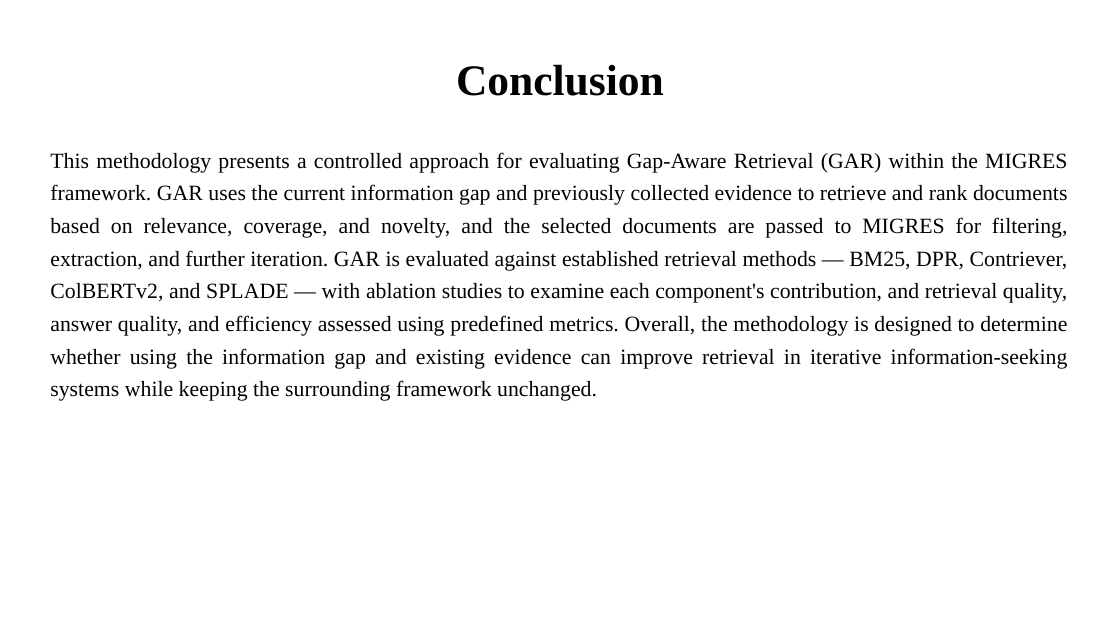
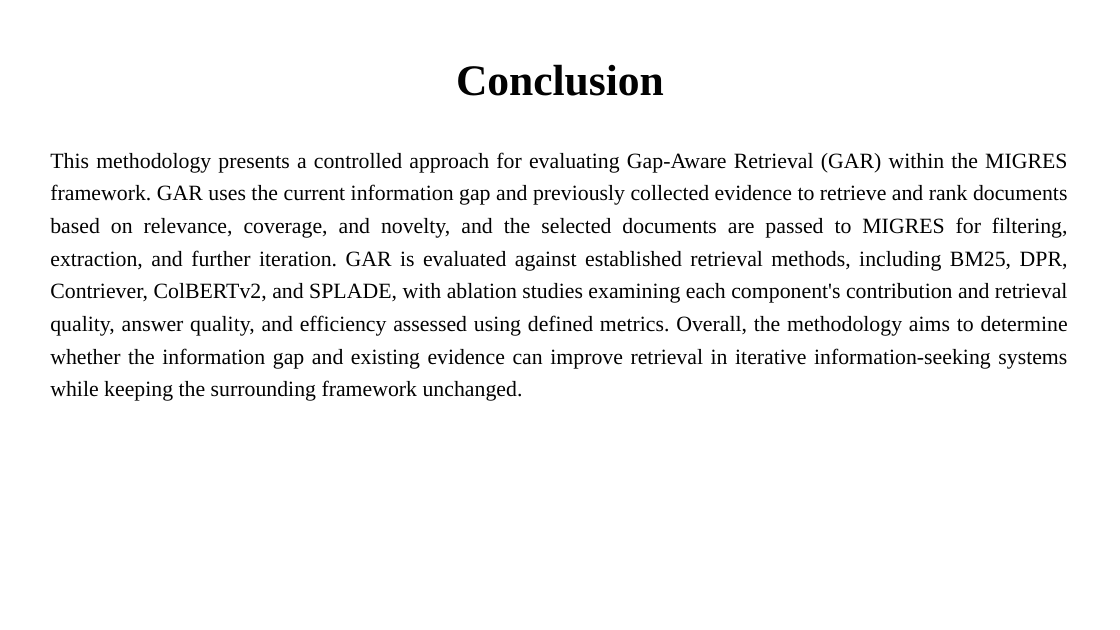
Before and after one commit to KunalDahal/State-Aware-Retrieval, a slide deck: slide 20 of methodology/presentation/ppt1.pptx. Drawn at 1120x630 pixels with LibreOffice and Linux fonts; fonts in the diff are those of the drawing. Boxes give left, top, right and bottom in pixels: in the first picture for what was removed or moved away, otherwise in the second. Text is boxed around its words. In the diff, an @@ line names an element or a change of style, - is before the commit and + after.

Commit message:
docs: ppt update for synopsis and methodology

```diff
--- a/methodology/presentation/ppt1.pptx
+++ b/methodology/presentation/ppt1.pptx
@@ text at [50,152,1068,401]: text changed @@
-This methodology presents a controlled approach for evaluating Gap-Aware Retrieval (GAR) within the MIGRES framework. GAR uses the current information gap and previously collected evidence to retrieve and rank documents based on relevance, coverage, and novelty, and the selected documents are passed to MIGRES for filtering, extraction, and further iteration. GAR is evaluated against established retrieval methods — BM25, DPR, Contriever, ColBERTv2, and SPLADE — with ablation studies to examine each component's contribution, and retrieval quality, answer quality, and efficiency assessed using predefined metrics. Overall, the methodology is designed to determine whether using the information gap and existing evidence can improve retrieval in iterative information-seeking systems while keeping the surrounding framework unchanged.
+This methodology presents a controlled approach for evaluating Gap-Aware Retrieval (GAR) within the MIGRES framework. GAR uses the current information gap and previously collected evidence to retrieve and rank documents based on relevance, coverage, and novelty, and the selected documents are passed to MIGRES for filtering, extraction, and further iteration. GAR is evaluated against established retrieval methods, including BM25, DPR, Contriever, ColBERTv2, and SPLADE, with ablation studies examining each component's contribution and retrieval quality, answer quality, and efficiency assessed using defined metrics. Overall, the methodology aims to determine whether the information gap and existing evidence can improve retrieval in iterative information-seeking systems while keeping the surrounding framework unchanged.
```
Also in this commit, not shown: 17 other slides changed, 1 other file.
